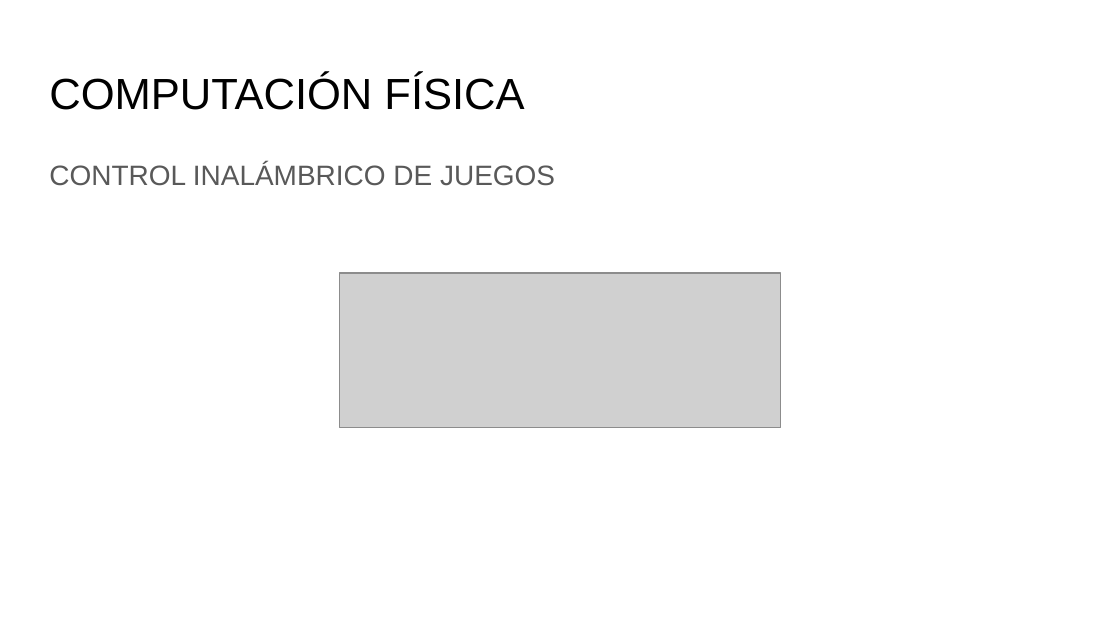
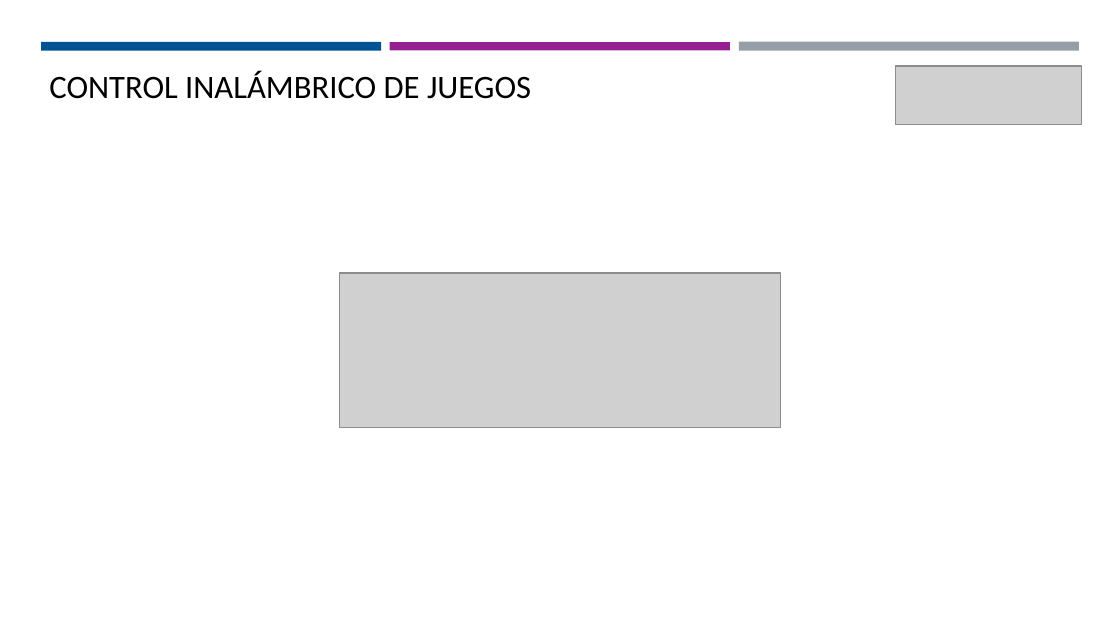
Before and after one commit to Domiciano/EcoApp201, a slide deck: slide 4 of Programa.pptx. Drawn at 1120x630 pixels with LibreOffice and Linux fonts; fonts in the diff are those of the drawing; grey boxes stand for pictures. Boxes give left, top, right and bottom in pixels: in the first picture for what was removed or moved away, otherwise in the second. Text is boxed around its words. In the diff, an @@ line names an element or a change of style, - is before the commit and + after.

```diff
--- a/Programa.pptx
+++ b/Programa.pptx
@@ rectangle added at [41,43,382,52], fill #005392 @@
@@ rectangle added at [390,43,730,50], fill #942092 @@
@@ rectangle added at [739,41,1080,50], fill #969FA7 @@
@@ title at [49,71,531,99]: text changed; size 28 to 21 pt; font Arial to Calibri @@
-COMPUTACIÓN FÍSICA
+CONTROL INALÁMBRICO DE JUEGOS
@@ picture added at [895,66,1081,124] @@
@@ text removed at [49,163,555,186] @@
-CONTROL INALÁMBRICO DE JUEGOS
```
Also in this commit, not shown: 12 other slides changed, 2 slides added.
